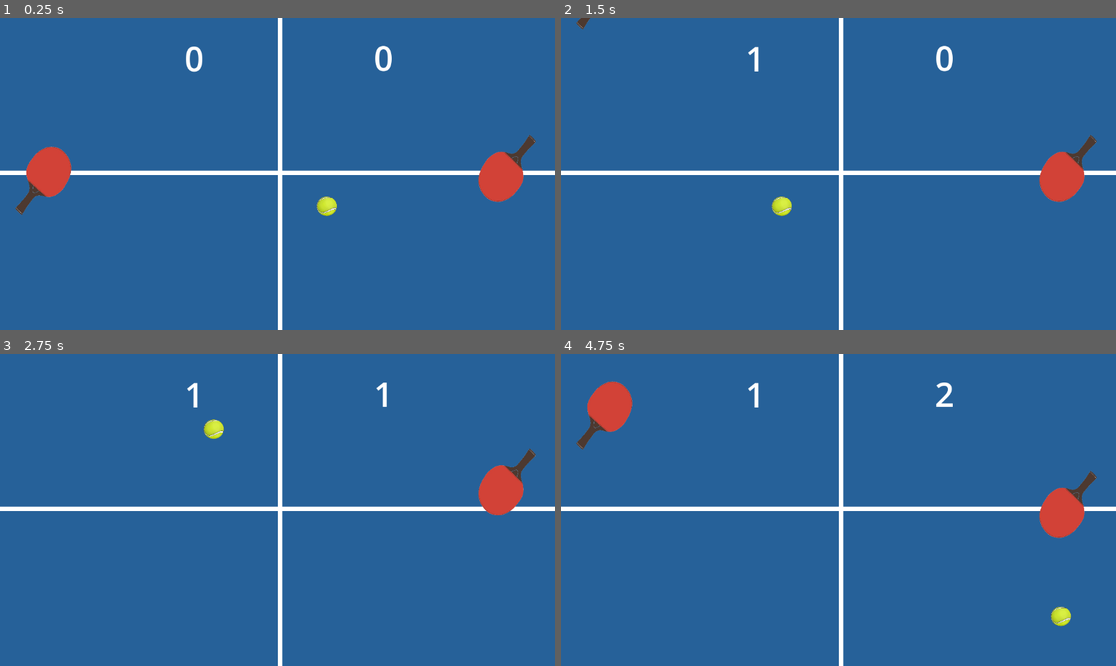
Above: before the commit, frames 1-4 (two rows, left to right).
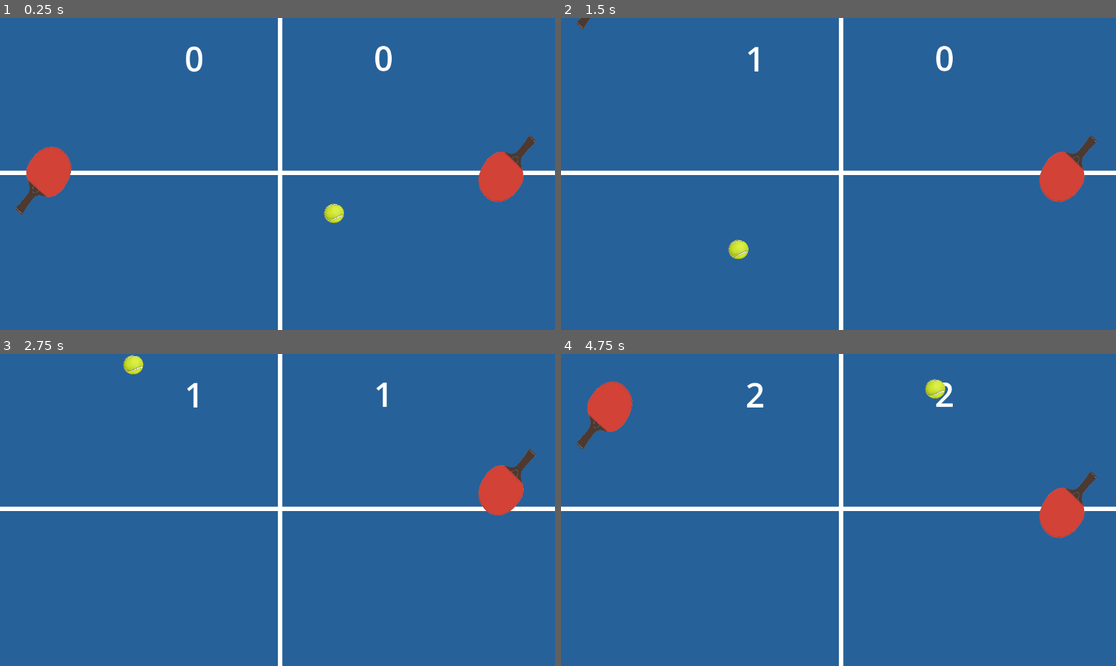
Above: after the commit, the same moments.

Repository: Caroline-Camargo/Pong-Godot
Game: Godot game, scene res://Game.tscn
Same seed, same stepped clock (60 frames per second), same inputs: the game is played once before the commit and once after it.
Inputs:
- Up to frame 1 (0.25 s): no input
- Up to frame 2 (1.5 s): hold W 0.53-1.28 s; tap I at 0.6 s; hold S from 1.28 s (still down); tap K at 1.35 s
- Up to frame 3 (2.75 s): release S at 2.03 s; hold W from 2.03 s (still down); tap I at 2.1 s
- Up to frame 4 (4.75 s): tap K at 2.85, 4.35 s; release W at 3.53 s; hold S from 3.53 s (still down); tap I at 3.6 s

The runs differ from the first frame. In frame 1, 0.3% of the frame differs, in the area x 57-62%, y 57-66%; in frame 2, 0.4%; in frame 3, 0.4%; in frame 4, 0.5%, in the area x 33-92%, y 8-88%.

Commit message:
Modifyng speed

Diff:
--- a/ball.gd
+++ b/ball.gd
@@ -1,6 +1,6 @@
 extends CharacterBody2D
 
-const SPEED = 440.0
+const SPEED = 500.0
 var direction = Vector2.ZERO
 
 func _ready():
